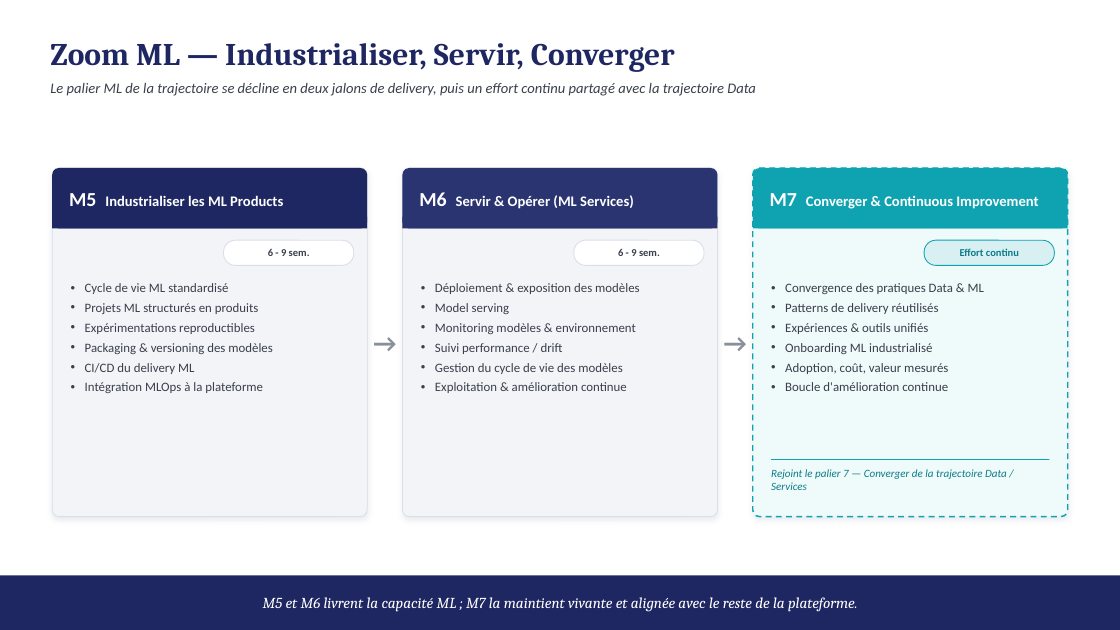
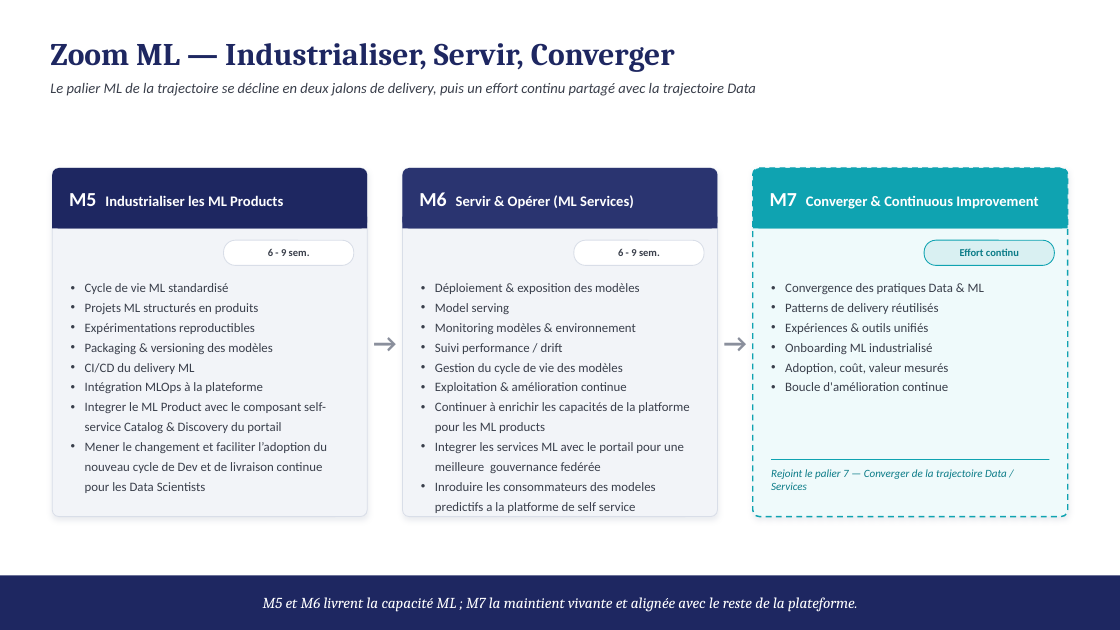
Before and after one commit to szairi2011/data-platform-resources, a slide deck: slide 5 of docs/plannings/Roadmap_Data_AI_Delivery_v3.pptx (slide 4 before the commit). Drawn at 1120x630 pixels with LibreOffice and Linux fonts; fonts in the diff are those of the drawing. Boxes give left, top, right and bottom in pixels: in the first picture for what was removed or moved away, otherwise in the second. Text is boxed around its words. In the diff, an @@ line names an element or a change of style, - is before the commit and + after.

```diff
--- a/docs/plannings/Roadmap_Data_AI_Delivery_v3.pptx
+++ b/docs/plannings/Roadmap_Data_AI_Delivery_v3.pptx
@@ text at <box>85,402,327,493</box>: paragraphs added @@
+• Integrer le ML Product avec le composant self-service Catalog & Discovery du portail
+• Mener le changement et faciliter l’adoption du nouveau cycle de Dev et de livraison continue pour les Data Scientists
@@ text at <box>435,402,689,513</box>: paragraphs added @@
+• Continuer à enrichir les capacités de la platforme pour les ML products
+• Integrer les services ML avec le portail pour une meilleure gouvernance fedérée
+• Inroduire les consommateurs des modeles predictifs a la platforme de self service
```
Also in this commit, not shown: 4 other slides changed.
